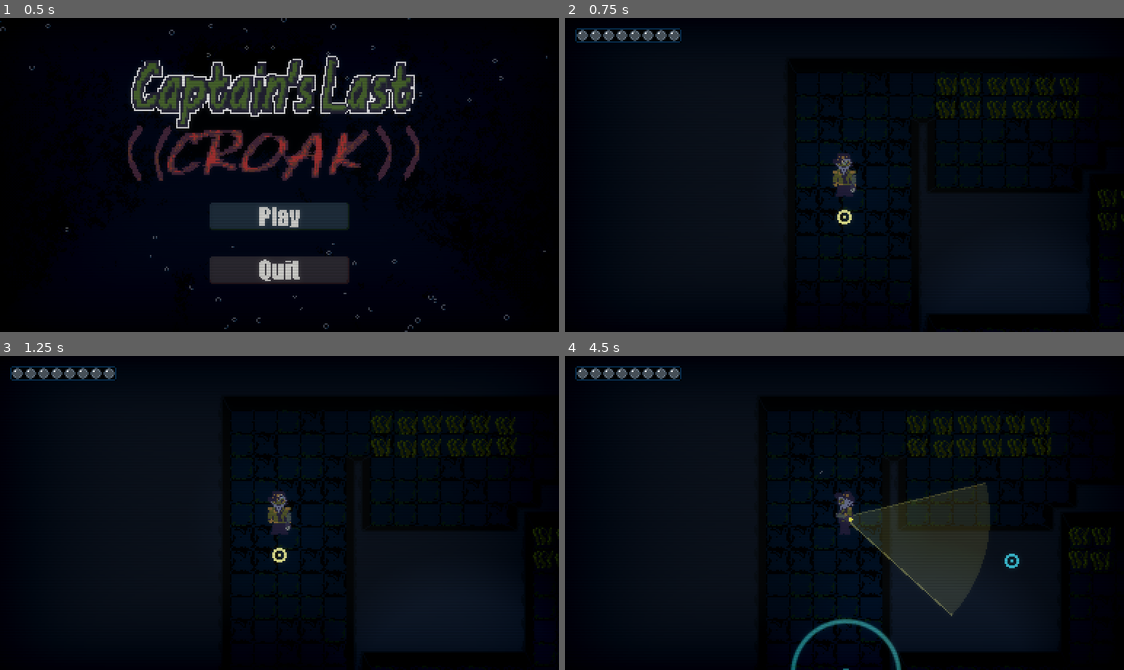
Above: before the commit, frames 1-4 (two rows, left to right).
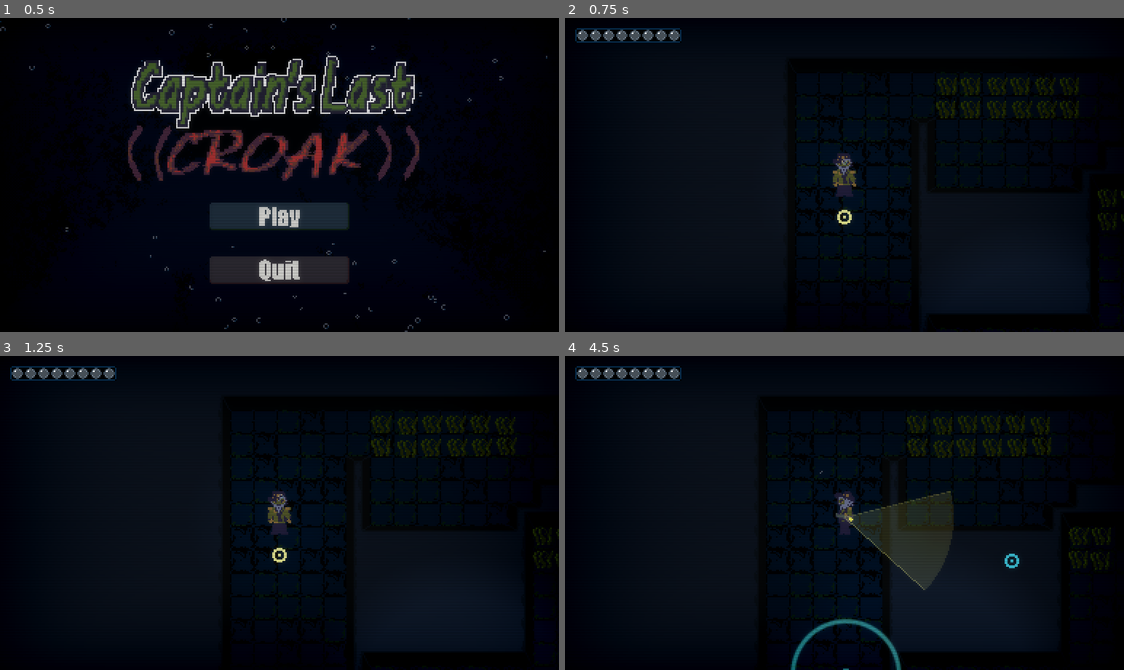
Above: after the commit, the same moments.

Repository: jablonskibrandan/GodotWild98
Game: Godot game, scene res://scenes/main_menu.tscn
Two runs of this game, one before a commit and one after it. Both use one fixed random seed, a clock stepped at 60 frames per second and the inputs below. Sound files missing from this copy of the repository are replaced by a short silence.
Inputs (mouse positions are in pixels of both pictures, inside the frame that each line leads up to):
- Up to frame 1 (0.5 s): no input
- Up to frame 2 (0.75 s): click (844, 215) at 0.5 s
- Up to frame 3 (1.25 s): no input
- Up to frame 4 (4.5 s): tap Enter at 1.25 s; move the mouse to (967, 497) at 1.27 s; hold D (move_right) 1.28-2.03 s; hold F (flashlight_toggle) 1.28-2.03 s; move the mouse to (732, 528) at 2.02 s; hold S (move_down) 2.03-2.78 s; tap F (flashlight_toggle) at 2.1, 3.05, 3.8 s; move the mouse to (900, 443) at 2.77 s; hold D (move_right) 2.78-3.53 s; hold Right mouse button (tool_next) 2.78-3.53 s; move the mouse to (816, 575) at 3.52 s; hold W (move_up) 3.53-4.28 s; click (816, 575) at 3.6 s; move the mouse to (1012, 560) at 4.27 s; hold A (move_left) from 4.28 s (still down); hold F (flashlight_toggle) from 4.28 s (still down)

Frame 1 is identical in both runs. In frame 2, less than 0.1% of the frame differs, in the area x 51-53%, y 50-56%; in frame 3, less than 0.1%; in frame 4, 2.7%, in the area x 48-77%, y 40-83%.

Commit message:
flashlight monster mechanics

Diff:
--- /dev/null
+++ b/scenes/flashlight_sprite.gd
@@ -0,0 +1,80 @@
+class_name FlashlightSprite
+extends Sprite2D
+
+@export_range(1.0, 1000.0, 1.0) var beam_length: float = 100.0
+@export_range(1.0, 89.0, 1.0) var half_angle_degrees: float = 28.0
+@export_range(4, 128, 1) var beam_segments: int = 28
+
+@onready var flashlight_point_left : Node2D = $Flashlight_Point_Left
+@onready var flashlight_point_right : Node2D = $Flashlight_Point_Right
+
+var enabled : bool = false
+var cursor_position : Vector2 = Vector2.ZERO
+
+func _ready():
+	cursor_position = global_position
+
+#points where monsters can see flashlight beam
+func get_flashlight_points() -> Array[Vector2]:
+	if enabled:
+		var p0:= global_position
+		var p1:= flashlight_point_left.global_position
+		var p2:= flashlight_point_right.global_position
+		return [(p0+p1+p2)/3.0,
+				p0.lerp(p1, 0.5), p0.lerp(p2, 0.5), p1.lerp(p2, 0.5),
+				p1, p2]
+	else:
+		return []
+
+func toggle(_enabled: bool):
+	enabled = _enabled
+	if enabled:
+		frame = 1
+	else:
+		frame = 0
+	queue_redraw()
+
+func update_facing(facing_animation : String):
+	if facing_animation == "down":
+		show_behind_parent = false
+		position.x = 6
+		position.y = 6
+	elif facing_animation == "up":
+		show_behind_parent = true
+		position.x = -6
+		position.y = 4
+	elif facing_animation == "right":
+		show_behind_parent = true
+		position.x = 0
+		position.y = 3
+	elif facing_animation == "left":
+		show_behind_parent = false
+		position.x = 0
+		position.y = 3
+
+	queue_redraw()
+
+func update_cursor(_cursor_position : Vector2):
+	cursor_position = _cursor_position
+	var direction: Vector2 = global_position.direction_to(cursor_position)
+	if direction == Vector2.ZERO:
+		direction = Vector2.RIGHT
+	rotation = direction.angle()
+
+func _draw() -> void:
+	if enabled:
+		var origin: Vector2 = to_local(global_position)
+		var aim: Vector2 = to_local(cursor_position) - origin
+		if aim.length_squared() < 0.01:
+			aim = Vector2.RIGHT
+		var center_angle: float = aim.angle()
+
+		var beam_points := PackedVector2Array([origin])
+		for i in range(beam_segments + 1):
+			var fraction: float = float(i) / float(beam_segments)
+			var angle: float = center_angle + deg_to_rad(lerpf(-half_angle_degrees, half_angle_degrees, fraction))
+			beam_points.append(origin + Vector2.RIGHT.rotated(angle) * beam_length)
+
+		draw_colored_polygon(beam_points, Color(1.0, 0.91, 0.39, 0.139))
+		draw_line(origin, beam_points[1], Color(1.0, 0.91, 0.39, 0.247), 1.0)
+		draw_line(origin, beam_points[beam_points.size() - 1], Color(1.0, 0.91, 0.39, 0.38), 1.0)
--- a/scenes/player.tscn
+++ b/scenes/player.tscn
@@ -5,6 +5,7 @@
 [ext_resource type="Script" uid="uid://dady07nhex7xv" path="res://scripts/player/bubble_health.gd" id="2_qlg0r"]
 [ext_resource type="Texture2D" uid="uid://dp4illl5bapcx" path="res://visuals/ui/air_release.png" id="4_tuyoq"]
 [ext_resource type="Texture2D" uid="uid://deo156ulol0mh" path="res://visuals/player/flashlight_small.png" id="5_fjrip"]
+[ext_resource type="Script" uid="uid://cqng1rrye2of0" path="res://scenes/flashlight_sprite.gd" id="6_tuyoq"]
 
 [sub_resource type="AtlasTexture" id="AtlasTexture_iff7v"]
 atlas = ExtResource("2_qhqgy")
@@ -317,7 +318,6 @@
 metadata/_edit_lock_ = true
 
 [node name="Camera2D" type="Camera2D" parent="." unique_id=349987340]
-visible = false
 process_callback = 0
 metadata/_edit_lock_ = true
 
@@ -365,6 +365,13 @@
 scale = Vector2(0.75, 0.75)
 texture = ExtResource("5_fjrip")
 hframes = 2
+script = ExtResource("6_tuyoq")
+
+[node name="Flashlight_Point_Left" type="Node2D" parent="FlashlightSprite" unique_id=1116433502]
+position = Vector2(80, 20)
+
+[node name="Flashlight_Point_Right" type="Node2D" parent="FlashlightSprite" unique_id=1791227228]
+position = Vector2(80, -20)
 
 [node name="BitableArea" type="Area2D" parent="." unique_id=331601644]
 collision_layer = 2
--- a/scripts/controllers/floor_controller.gd
+++ b/scripts/controllers/floor_controller.gd
@@ -26,6 +26,7 @@
 	distraction.configure(play_area, effects, player)
 	monster_manager.configure(player)
 	naval_mine.configure(play_area, naval_mines)
+
 	tool_manager.tool_changed.connect(_on_tool_changed)
 	flashlight.state_changed.connect(_on_flashlight_state_changed)
 	cursor.target_moved.connect(_on_target_moved)
@@ -48,6 +49,7 @@
 
 func _on_flashlight_state_changed(is_enabled: bool) -> void:
 	light_label.text = "Flashlight: " + ("ON" if is_enabled else "OFF")
+	player.toggle_flashlight(is_enabled)
 
 
 func _on_target_moved(target: Vector2) -> void:
@@ -60,4 +62,3 @@
 	print("Player bitten!")
 	bubble_health.take_bubble_hit(1)
 	print("Bubbles remaining: ", bubble_health.bubble_amount)
-	print("stealth: ", player.stealth)
--- a/scripts/monsters/monster_target_finder.gd
+++ b/scripts/monsters/monster_target_finder.gd
@@ -18,7 +18,7 @@
 # percentage monster will focus on current target (extending memory and increasing senses) over other targets
 @export_range(0.1, 1.0, 0.01) var focus: float = .40 #keep within range, do not make 0
 
-var player: Node2D
+var player: PlayerController
 # targets monster remembers sensing, along with last known position
 var target_infos: Dictionary[int, MonsterTargetInfo] = {}
 var chosen_target: int = 0
@@ -61,27 +61,39 @@
 
 func look_around():
 	if player != null:
-		var distance := global_position.distance_to(player.global_position)
 		var focus_vision := vision
-		var chasing := false
-		if player.get_instance_id() == chosen_target:
+		var flashlight_beam_positions := player.flashlight_beam_positions()
+		var sneaking := flashlight_beam_positions.size() == 0
+		if player.get_instance_id() == chosen_target: #chasing
 			focus_vision *= (1 + focus)
-			chasing = true
-		if distance <= focus_vision && has_line_of_sight(player, chasing):
-			var priority := int((focus_vision-distance))
-			notice(player, priority)
+			sneaking = false
 
-func has_line_of_sight(target_node: Node2D, chasing: bool) -> bool:
+		var spotted := see(player.global_position, focus_vision, sneaking)
+		if !spotted:
+			for beam_position in flashlight_beam_positions:
+				spotted = see(beam_position, focus_vision, false)
+				if spotted:
+					break
+
+func see(target_position: Vector2, effective_vision: float, sneaking: bool) -> bool:
+	var distance := global_position.distance_to(target_position)
+	if distance <= effective_vision && has_line_of_sight(target_position, sneaking):
+		var priority := int((effective_vision-distance))
+		notice(player, priority, target_position)
+		return true
+	return false
+
+func has_line_of_sight(target_position: Vector2, sneaking: bool) -> bool:
 	var space_state = get_world_2d().direct_space_state
 	const environment_layer := 1
 	const hidden_room_door_layer := 5
 	const seaweed_layer := 6
 	var collision_mask := (1 << (environment_layer-1)) + (1 << (hidden_room_door_layer-1))
-	if !chasing:
+	if sneaking:
 		collision_mask += (1 << (seaweed_layer-1))
 
 	#first ray moved towards eye to get around corners
-	var query_ray = PhysicsRayQueryParameters2D.create(global_position + (facing * radius), target_node.global_position, collision_mask)
+	var query_ray = PhysicsRayQueryParameters2D.create(global_position + (facing * radius), target_position, collision_mask)
 	var result_ray = space_state.intersect_ray(query_ray)
 	var view_obstructed = result_ray.size() > 0
 
@@ -95,12 +107,12 @@
 
 	if view_obstructed:
 		#second ray towards center to avoid getting stuck on walls
-		var query2 = PhysicsRayQueryParameters2D.create(global_position + (facing * 2), target_node.global_position, collision_mask)
+		var query2 = PhysicsRayQueryParameters2D.create(global_position + (facing * 2), target_position, collision_mask)
 		var result2 = space_state.intersect_ray(query2)
 		view_obstructed = result2.size() > 0
 
-	var distance_to_target := global_position.distance_to(target_node.global_position)
-	var direction_to_target := global_position.direction_to(target_node.global_position)
+	var distance_to_target := global_position.distance_to(target_position)
+	var direction_to_target := global_position.direction_to(target_position)
 	var angle_to_target: float = abs(facing.angle_to(direction_to_target))
 	var in_field_of_vision = angle_to_target <= deg_to_rad(field_of_vision / 2.0) || distance_to_target <= radius*3
 
@@ -124,9 +136,14 @@
 
 # helper functions
 
-func notice(target_node: Node2D, priority: int):
+func notice(target_node: Node2D, priority: int, alternate_position = null):
 	var target_info: MonsterTargetInfo = MonsterTargetInfo.new()
-	target_info.notice(target_node.global_position, priority)
+
+	if alternate_position != null && alternate_position is Vector2:
+		target_info.notice(alternate_position, priority)
+	else:
+		target_info.notice(target_node.global_position, priority)
+
 	target_infos[target_node.get_instance_id()] = target_info
 	compare_and_choose_target(target_node.get_instance_id())
 
--- a/scripts/player/player_controller.gd
+++ b/scripts/player/player_controller.gd
@@ -8,10 +8,9 @@
 var _cursor: TargetCursor
 var input_direction : Vector2 = Vector2.ZERO
 var facing_animation : String = "down"
-var cursor_direction : Vector2 = Vector2.DOWN
 
 @onready var sprite = $AnimatedSprite2D
-@onready var flashlight_sprite = $FlashlightSprite
+@onready var flashlight_sprite : FlashlightSprite = $FlashlightSprite
 
 func _process(_delta: float) -> void:
 	animate()
@@ -43,35 +42,15 @@
 		"move_left", "move_right", "move_up", "move_down"
 	)
 
+	update_cursor()
+
 	if direction != Vector2.ZERO:
 		update_facing(direction)
 		velocity = direction * move_speed
 		move_and_slide()
-		#global_position = Vector2(
-			#clampf(global_position.x, _movement_bounds.position.x + radius, _movement_bounds.end.x - radius),
-			#clampf(global_position.y, _movement_bounds.position.y + radius, _movement_bounds.end.y - radius)
-		#)
 
 	input_direction = direction
 
-	update_cursor()
-	if facing_animation == "down":
-		flashlight_sprite.show_behind_parent = false
-		flashlight_sprite.position.x = 6
-		flashlight_sprite.position.y = 6
-	elif facing_animation == "up":
-		flashlight_sprite.show_behind_parent = true
-		flashlight_sprite.position.x = -6
-		flashlight_sprite.position.y = 4
-	elif facing_animation == "right":
-		flashlight_sprite.show_behind_parent = true
-		flashlight_sprite.position.x = 0
-		flashlight_sprite.position.y = 3
-	elif facing_animation == "left":
-		flashlight_sprite.show_behind_parent = false
-		flashlight_sprite.position.x = 0
-		flashlight_sprite.position.y = 3
-	flashlight_sprite.rotation = cursor_direction.angle()
 
 func update_facing(direction: Vector2):
 	if direction == Vector2.ZERO:
@@ -92,30 +71,18 @@
 		&& facing_animation != "up" && facing_animation != "down"):
 		facing_animation = "left"
 
+	flashlight_sprite.update_facing(facing_animation)
+
+func toggle_flashlight(enabled: bool):
+	flashlight_sprite.toggle(enabled)
 
 func update_cursor():
 	if _cursor == null:
 		return
-	var direction: Vector2 = to_local(_cursor.global_position).normalized()
-	if direction == Vector2.ZERO:
-		direction = Vector2.RIGHT
+	flashlight_sprite.update_cursor(_cursor.global_position)
 
-	cursor_direction = direction
-
-func flashlight_power(on: bool):
-	if on:
-		flashlight_sprite.frame = 1
-	else:
-		flashlight_sprite.frame = 0
+func flashlight_beam_positions() -> Array[Vector2]:
+	return flashlight_sprite.get_flashlight_points()
 
 func _draw() -> void:
 	pass
-	#draw_circle(Vector2.ZERO, radius, Color("#ebf2ff"))
-	#draw_circle(Vector2.ZERO, radius * 0.6, Color("#5d87c9"))
-#
-	#if _cursor == null:
-		#return
-	#var direction: Vector2 = to_local(_cursor.global_position).normalized()
-	#if direction == Vector2.ZERO:
-		#direction = Vector2.RIGHT
-	#draw_line(Vector2.ZERO, direction * (radius + 10.0), Color("#eaf2ff"), 3.0)
--- a/scripts/tools/flashlight_tool.gd
+++ b/scripts/tools/flashlight_tool.gd
@@ -2,10 +2,6 @@
 extends BaseTool
 
 signal state_changed(is_enabled: bool)
-
-@export_range(1.0, 1000.0, 1.0) var beam_length: float = 100.0
-@export_range(1.0, 89.0, 1.0) var half_angle_degrees: float = 28.0
-@export_range(4, 128, 1) var beam_segments: int = 28
 
 @export_group("Audio")
 ## Plays when the flashlight turns on.
@@ -42,7 +38,6 @@
 func toggle() -> void:
 	enabled = not enabled
 	state_changed.emit(enabled)
-	queue_redraw()
 	_play_toggle_sound()
 
 
@@ -61,7 +56,6 @@
 func _unhandled_input(event: InputEvent) -> void:
 	if event.is_action_pressed("flashlight_toggle"):
 		toggle()
-		_player.flashlight_power(enabled)
 		get_viewport().set_input_as_handled()
 
 
@@ -73,19 +67,3 @@
 func _draw() -> void:
 	if not enabled or _player == null or _cursor == null:
 		return
-
-	var origin: Vector2 = to_local(_player.flashlight_sprite.global_position)
-	var aim: Vector2 = to_local(_cursor.global_position) - origin
-	if aim.length_squared() < 0.01:
-		aim = Vector2.RIGHT
-	var center_angle: float = aim.angle()
-
-	var beam_points := PackedVector2Array([origin])
-	for i in range(beam_segments + 1):
-		var fraction: float = float(i) / float(beam_segments)
-		var angle: float = center_angle + deg_to_rad(lerpf(-half_angle_degrees, half_angle_degrees, fraction))
-		beam_points.append(origin + Vector2.RIGHT.rotated(angle) * beam_length)
-
-	draw_colored_polygon(beam_points, Color(1.0, 0.91, 0.39, 0.139))
-	draw_line(origin, beam_points[1], Color(1.0, 0.91, 0.39, 0.247), 1.0)
-	draw_line(origin, beam_points[beam_points.size() - 1], Color(1.0, 0.91, 0.39, 0.38), 1.0)
Not shown, added: scenes/flashlight_sprite.gd.uid
